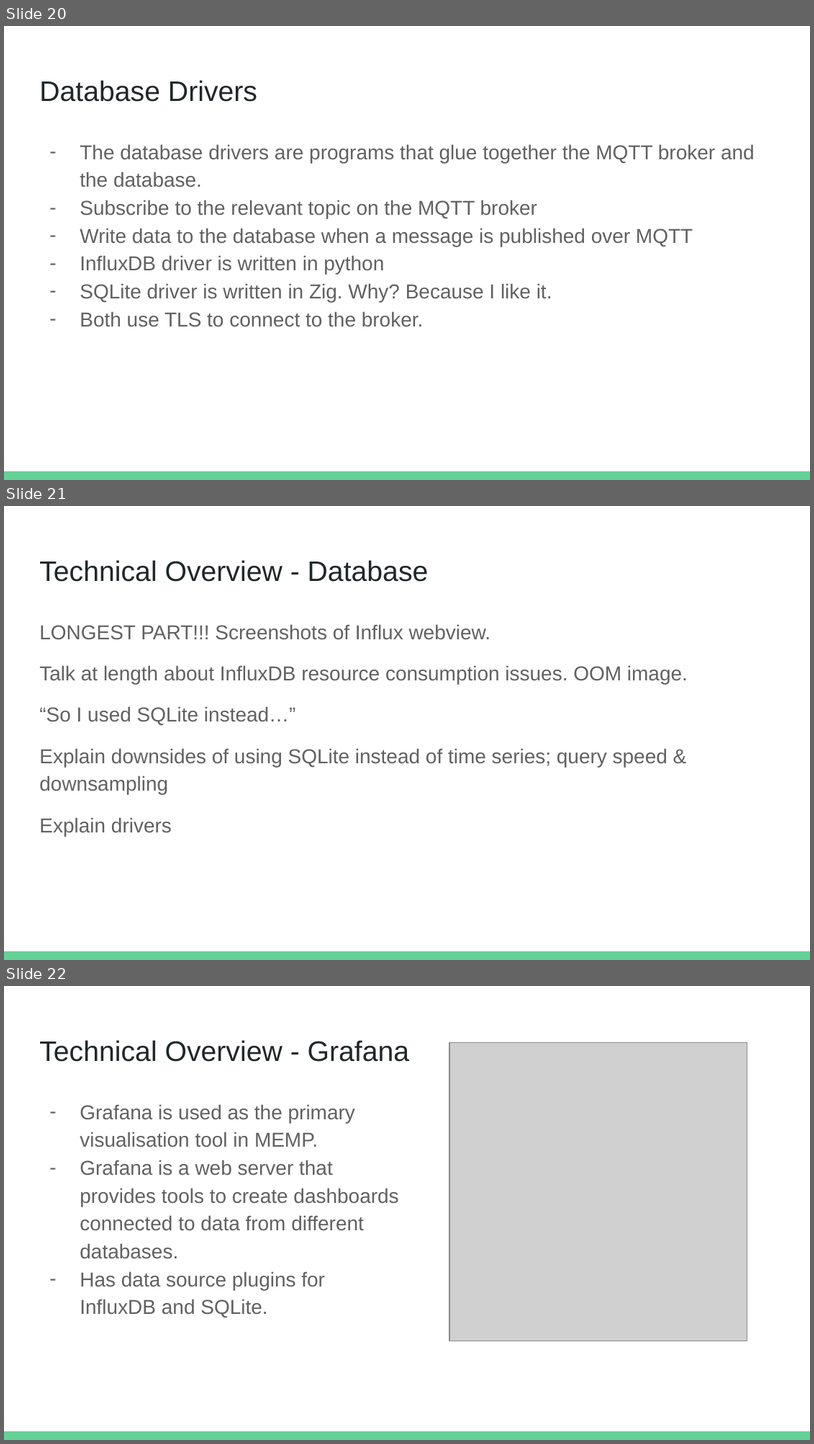
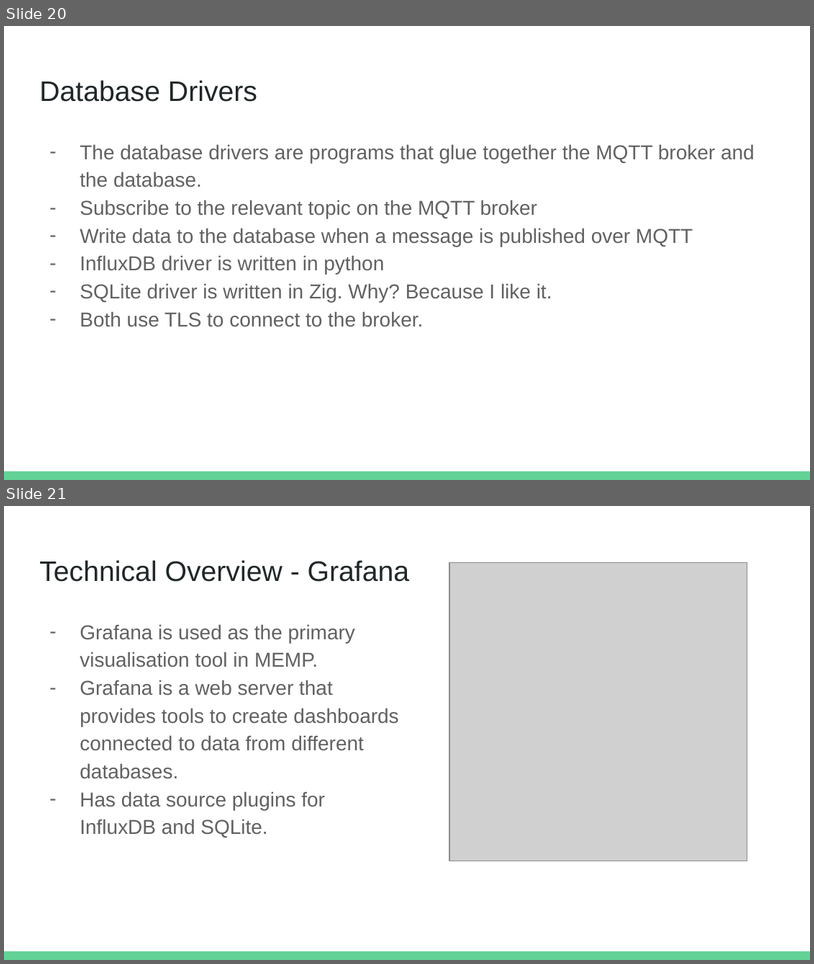
Before and after one commit to efjimm/MEMP, a slide deck: slides.pptx. Shown one above the other, each under a label of ours: slides 20, 21 and 22 before the commit, slides 20 and 21 after it. The pictures are 814x1444 and 814x964 pixels, drawn with LibreOffice and Linux fonts; fonts in the diff are those of the drawing; grey boxes stand for pictures. Boxes give left, top, right and bottom in pixels: in the first picture for what was removed or moved away, otherwise in the second. Text is boxed around its words. In the diff, an @@ line names an element or a change of style, - is before the commit and + after.

```diff
--- a/slides.pptx
+++ b/slides.pptx
@@ slide 21 removed at (x1=4, y1=506, x2=810, y2=960), background #FFFFFF; not listed: 1 template element that a slide beside it also shows @@
@@ title removed at (x1=39, y1=560, x2=429, y2=582) @@
-Technical Overview - Database
@@ text removed at (x1=39, y1=624, x2=688, y2=836) @@
-LONGEST PART!!! Screenshots of Influx webview.
-Talk at length about InfluxDB resource consumption issues. OOM image.
-“So I used SQLite instead…”
-Explain downsides of using SQLite instead of time series; query speed & downsampling
-Explain drivers
@@ what was slide 22 is now slide 21 @@
```
Also in this commit, not shown: 1 slide changed.
